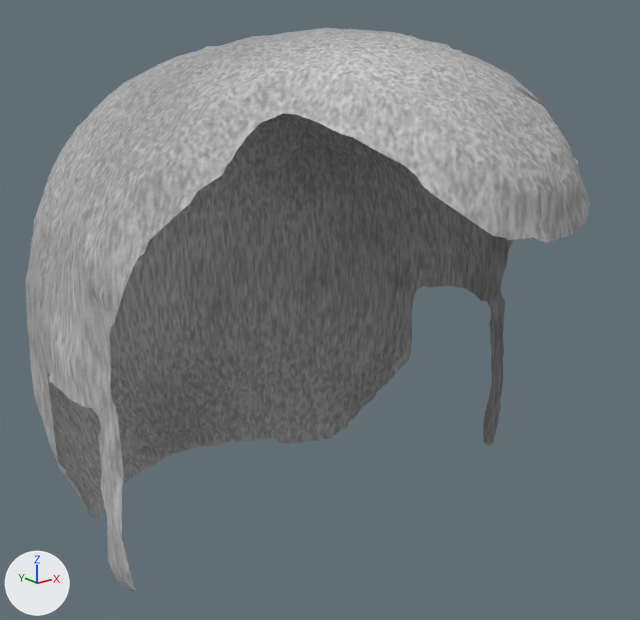
The glTF model godot/assets/characters/look/hair/hair_receding.glb, before and after one commit.
The view is the same before and after, from a camera (50 mm lens) standing at (-0.163, -0.21, 1.754) and looking at (0.006, 0.001, 1.669). Every picture has the same lights, and +X, +Y and +Z are marked at lower left. The first picture is the older version. Objects named as collision shapes, trigger or cutter boxes, shadow casters or lower levels of detail are left out. Vertices at exactly the same position are counted once.

Names of what the first picture shows: 'hair_lod0'.
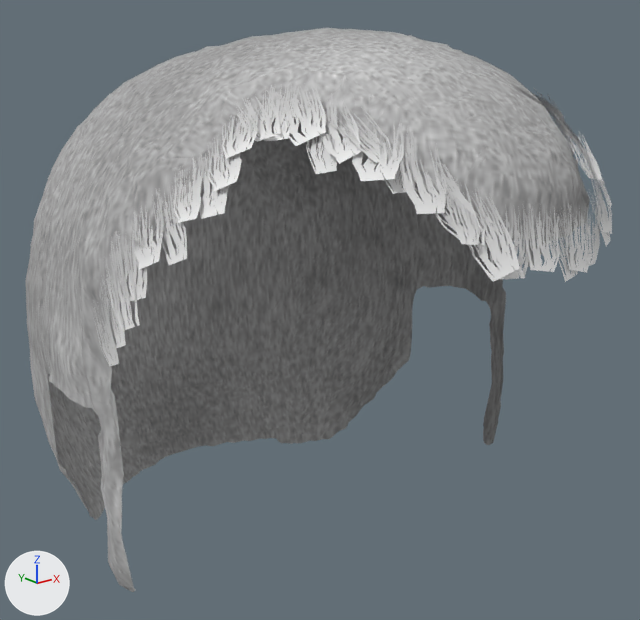
The change, as a diff of the scene's bpy script:
```diff
--- a/godot/assets/characters/look/hair/hair_receding.glb.py
+++ b/godot/assets/characters/look/hair/hair_receding.glb.py
@@ img_receding @@
+img_receding = load_image('receding', '_unpacked/receding', 512, 512, 'sRGB')
@@ img_receding_normal @@
+img_receding_normal = load_image('receding_normal', '_unpacked/receding_normal', 512, 512, 'Non-Color')
@@ img_hair_cards_receding @@
+img_hair_cards_receding = load_image('hair_cards_receding', '_unpacked/hair_cards_receding', 256, 256, 'sRGB')
@@ mat_hair_receding @@
 n2 = _N.new('ShaderNodeTexImage'); n2.name = 'Image Texture'
-n2.image = img_hair_receding
+n2.image = img_receding
 n3 = _N.new('ShaderNodeNormalMap'); n3.name = 'Normal Map'
@@ mat_hair_receding @@
 n4 = _N.new('ShaderNodeTexImage'); n4.name = 'Image Texture.001'
-n4.image = img_hair_receding_normal
+n4.image = img_receding_normal
 _L.new(n0.outputs[0], n1.inputs[0])  # 'BSDF' to 'Surface'
@@ mat_hair_cards_receding @@
+mat_hair_cards_receding = bpy.data.materials.new('hair_cards_receding')
+# uses the picture img_hair_cards_receding
@@ me_hair_lod0_004 @@
 # used by ob_hair_lod0; location = (0.0, 0.0, 0.0)
-me_hair_lod0_004.from_pydata(...)  # 1628 vertices, 3000 faces; spans x -0.079..0.079, y -0.091..0.11, z 1.588..1.755
+me_hair_lod0_004.from_pydata(...)  # 1627 vertices, 3000 faces; spans x -0.079..0.079, y -0.091..0.11, z 1.588..1.755
+# me_hair_lod0_004 part 1
+# 11 vertices are removed from x -0.077..-0.072, y -0.02..-0.01, z 1.608..1.706
+# 35 faces are deleted
+# 2 vertices move from x -0.077..-0.074, y -0.015..-0.01, z 1.665..1.669 to x -0.077..-0.075, y -0.015..-0.01, z 1.665..1.668
+# 10 vertices are added at x -0.077..-0.073, y -0.019..-0.01, z 1.608..1.707
+# 34 new faces join them
+# me_hair_lod0_004 part 2
+# 6 vertices are removed from x 0.074..0.077, y -0.017..-0.009, z 1.652..1.678
+# 29 faces are deleted
+# 6 vertices are added at (0.075, -0.017, 1.667), (0.075, -0.014, 1.659), (0.075, -0.015, 1.668), (0.076, -0.011, 1.68), (0.076, -0.009, 1.667), (0.077, -0.004, 1.665)
+# 30 new faces join them
+# me_hair_lod0_004 part 3: 2800 kept faces spanning x -0.079..0.079, y -0.091..0.11, z 1.588..1.755 get new texture (UV) coordinates
 me_hair_lod0_004.materials.append(mat_hair_receding)
@@ me_cards_lod0_003 @@
+me_cards_lod0_003.from_pydata(...)  # 306 vertices, 204 faces; spans x -0.078..0.079, y -0.097..-0.011, z 1.676..1.746
+me_cards_lod0_003.materials.append(mat_hair_cards_receding)
@@ ob_cards_lod0 @@
+ob_cards_lod0 = bpy.data.objects.new('cards_lod0', me_cards_lod0_003)
+ob_cards_lod0.location = (0.0, 0.0, 0.0)
```

Pixel boxes [x1, y1, x2, y2] of what changed, in the pictures (640 x 620 px; the box of a moved part takes in the faces that stretch with it):
'hair_lod0', surface changed, reshaped: [25, 28, 590, 592] in both
'cards_lod0', added: after [91, 81, 612, 366]
part 1 of me_hair_lod0_004, moved or reshaped: [74, 213, 136, 592] in both
part 2 of me_hair_lod0_004, moved or reshaped: before [480, 232, 509, 358]; after [480, 237, 507, 359]
part 3 of me_hair_lod0_004, surface changed: [96, 68, 590, 410] in both
